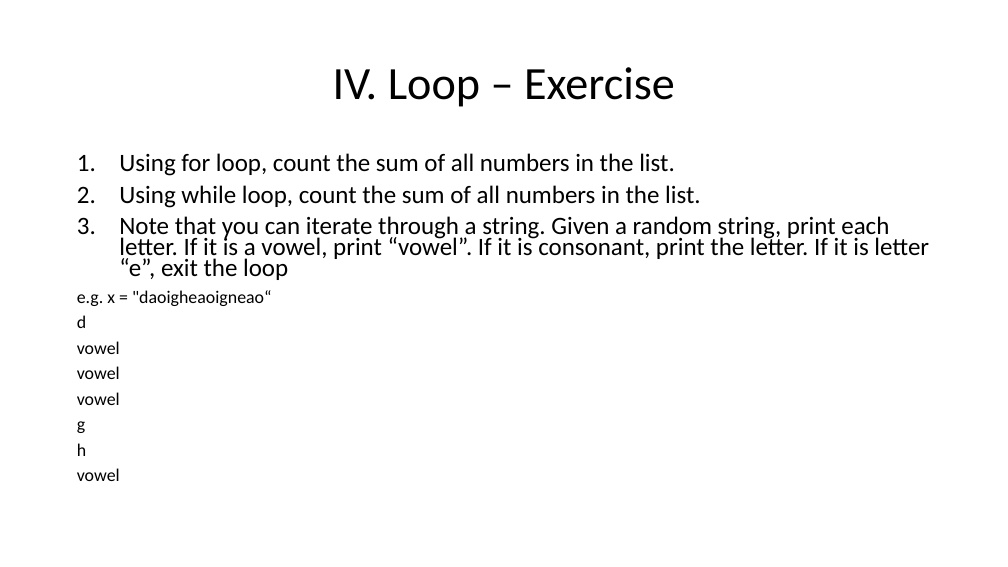
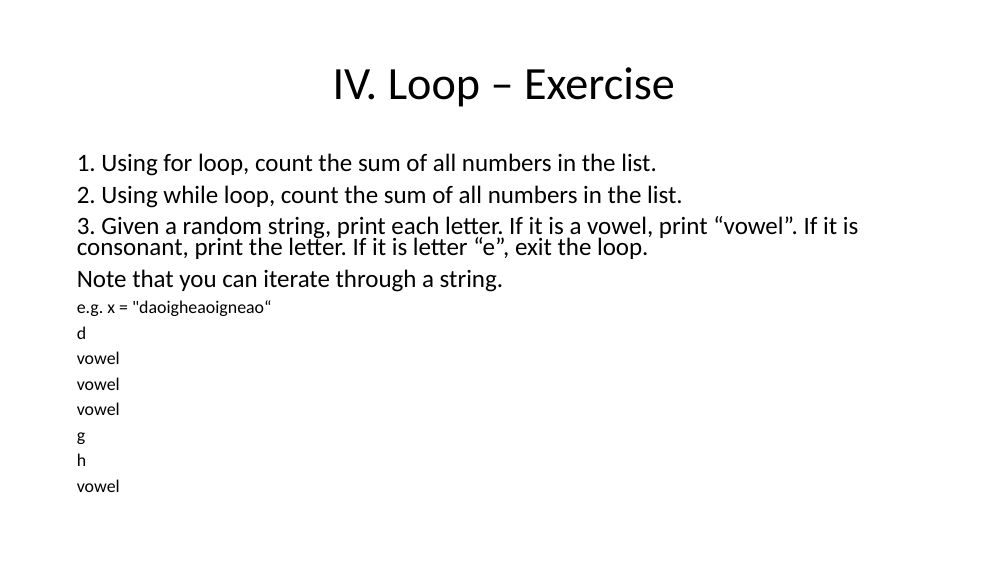
Before and after one commit to henrywma/foConnect, a slide deck: slide 16 of Python guide.pptx. Drawn at 1008x567 pixels with LibreOffice and Linux fonts; fonts in the diff are those of the drawing. Boxes give left, top, right and bottom in pixels: in the first picture for what was removed or moved away, otherwise in the second. Text is boxed around its words. In the diff, an @@ line names an element or a change of style, - is before the commit and + after.

```diff
--- a/Python guide.pptx
+++ b/Python guide.pptx
@@ text at (x1=77, y1=153, x2=859, y2=292): text changed @@
-1. Using for loop, count the sum of all numbers in the list.
-2. Using while loop, count the sum of all numbers in the list.
-3. Note that you can iterate through a string. Given a random string, print each letter. If it is a vowel, print “vowel”. If it is consonant, print the letter. If it is letter “e”, exit the loop
+1. Using for loop, count the sum of all numbers in the list.
+2. Using while loop, count the sum of all numbers in the list.
+3. Given a random string, print each letter. If it is a vowel, print “vowel”. If it is consonant, print the letter. If it is letter “e”, exit the loop.
+Note that you can iterate through a string.
```
Also in this commit, not shown: 11 other slides changed.
